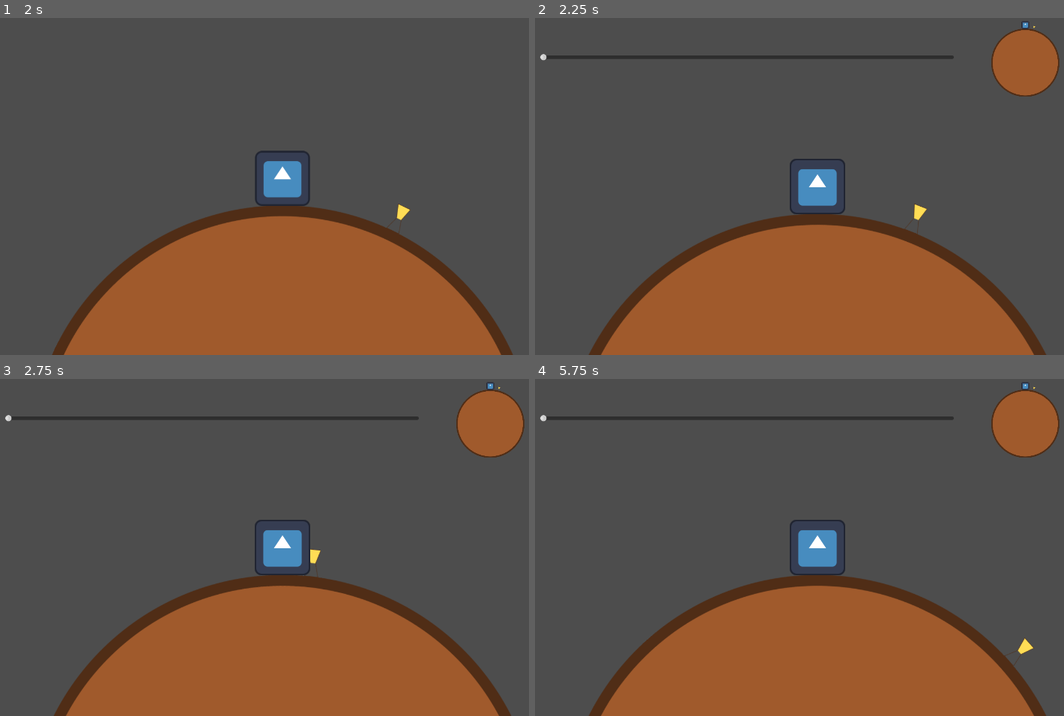
Above: before the commit, frames 1-4 (two rows, left to right).
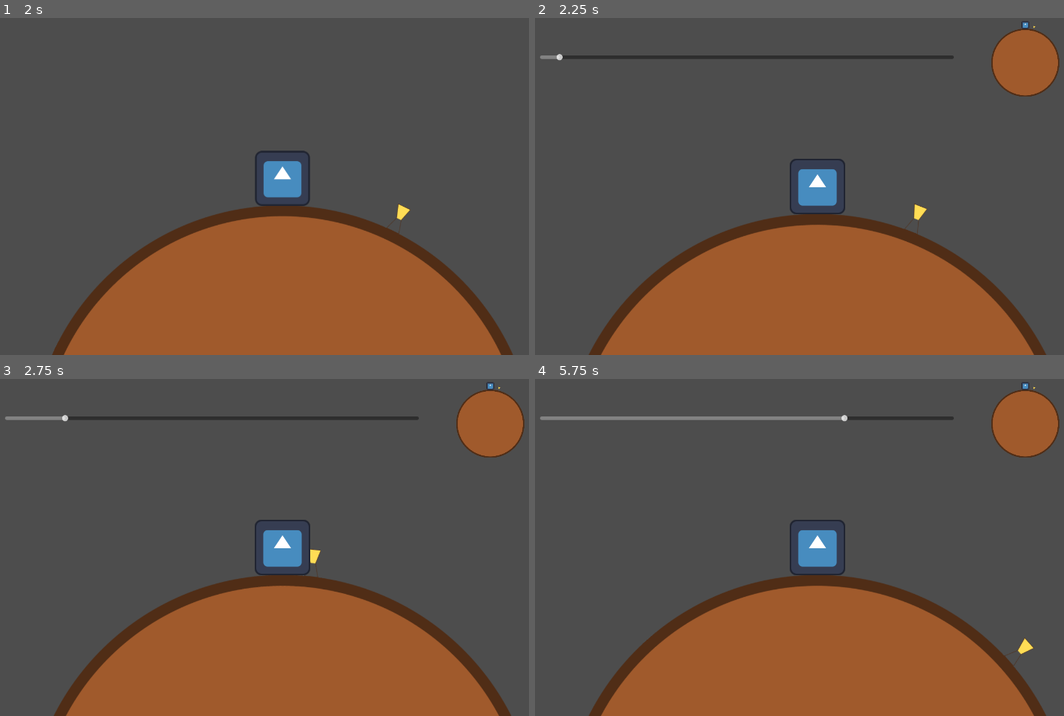
Above: after the commit, the same moments.

Repository: RajwolChapagain/GMTK-2025
Game: Godot game, scene res://scenes/main.tscn
The game is run twice, just before and just after one commit, with the same random seed, the same clock (stepped at 60 frames per second) and the same inputs. The engine's default icon, where the game draws it, is replaced by a stand-in: a white triangle on a blue panel in a dark square.
Inputs:
- Up to frame 1 (2 s): hold Right (move_right) 0.53-1.28 s; hold Left (move_left) from 1.28 s (still down)
- Up to frame 2 (2.25 s): release Left (move_left) at 2.03 s; hold Right (move_right) from 2.03 s (still down)
- Up to frame 3 (2.75 s): keep holding Right (move_right)
- Up to frame 4 (5.75 s): release Right (move_right) at 3.53 s; hold Left (move_left) from 3.53 s (still down); tap Enter at 4.25 s

Frame 1 is identical in both runs. In frame 2, less than 0.1% of the frame differs, in the area x 0-6%, y 10-13%; in frame 3, 0.1%; in frame 4, 0.7%, in the area x 0-60%, y 10-13%.

Commit message:
Implement a simple day timer

Diff:
--- a/scenes/main.tscn
+++ b/scenes/main.tscn
@@ -115,3 +115,8 @@
 libraries = {
 &"": SubResource("AnimationLibrary_tbgi4")
 }
+
+[node name="DayTimer" type="Timer" parent="."]
+unique_name_in_owner = true
+wait_time = 5.0
+one_shot = true
--- a/scenes/ui.tscn
+++ b/scenes/ui.tscn
@@ -25,6 +25,7 @@
 layout_mode = 2
 size_flags_horizontal = 3
 size_flags_vertical = 1
+step = 0.01
 
 [node name="MarginContainer" type="MarginContainer" parent="HBoxContainer"]
 custom_minimum_size = Vector2(320, 180)
--- a/scripts/main.gd
+++ b/scripts/main.gd
@@ -4,6 +4,10 @@
 	%CameraAnimationPlayer.connect("animation_started", on_camera_animation_started)
 	%CameraAnimationPlayer.connect("animation_finished", on_camera_animation_finished)
 	%CameraAnimationPlayer.play("take_snapshot")
+	%UI.set_time_slider_max_value(%DayTimer.wait_time)
+
+func _process(delta: float) -> void:
+	%UI.set_time_slider_value(%DayTimer.wait_time - %DayTimer.time_left)
 
 func on_camera_animation_started(anim: String) -> void:
 	if anim == "take_snapshot":
@@ -14,6 +18,7 @@
 		%UI.set_snapshot(get_snapshot())
 		%CameraAnimationPlayer.play("return_to_normal")
 	if anim == "return_to_normal":
+		%DayTimer.start()
 		%UI.visible = true
 
 func get_snapshot() -> Texture2D:
--- a/scripts/ui.gd
+++ b/scripts/ui.gd
@@ -2,3 +2,9 @@
 
 func set_snapshot(snap: Texture2D) -> void:
 	%Snapshot.texture = snap
+
+func set_time_slider_max_value(value) -> void:
+	%TimeSlider.max_value = value
+
+func set_time_slider_value(value) -> void:
+	%TimeSlider.value = value
